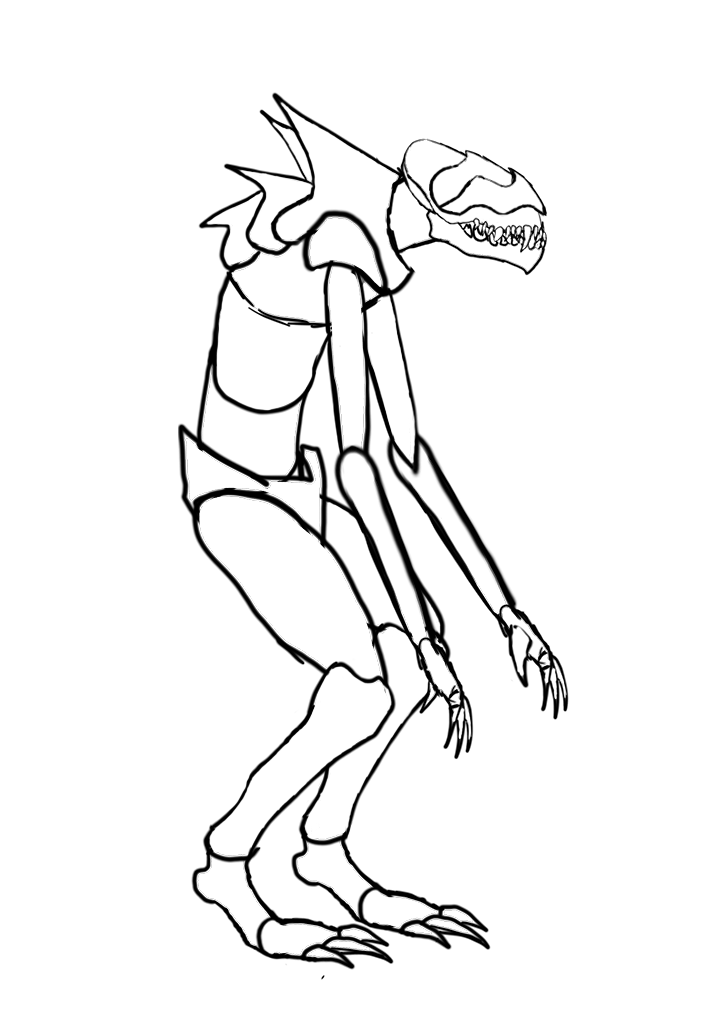
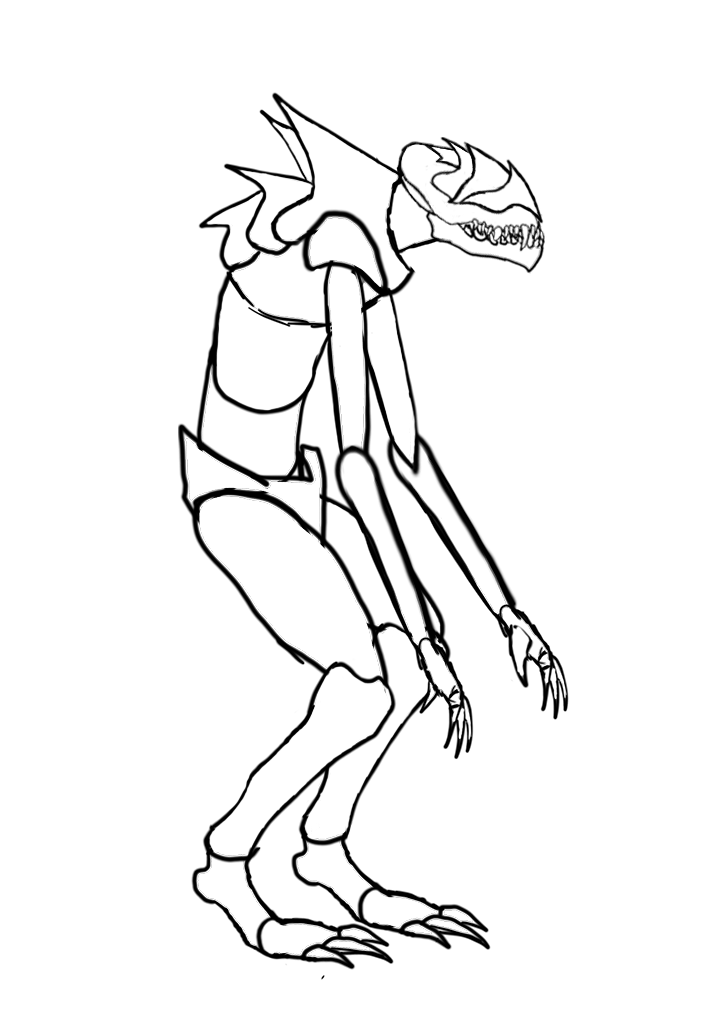
Before/after of a 724x1024 layered artwork. What changed in the layer stack:
painted on "mandibuSup B" over (x1=397, y1=137, x2=547, y2=266)
painted on "Mandibula inferior De" over (x1=425, y1=170, x2=547, y2=276)
